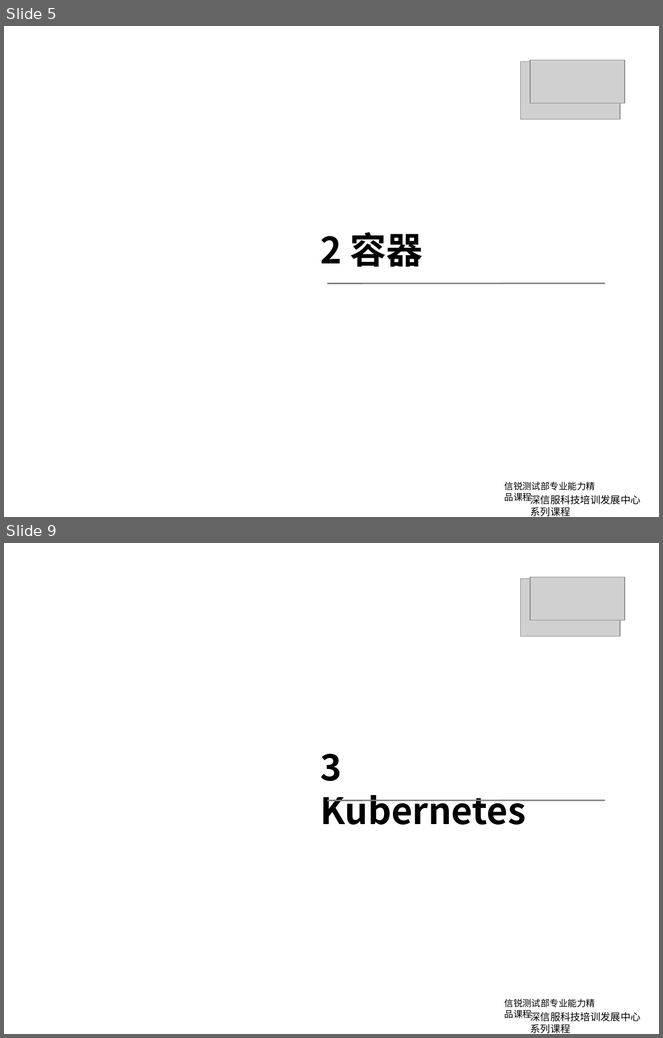
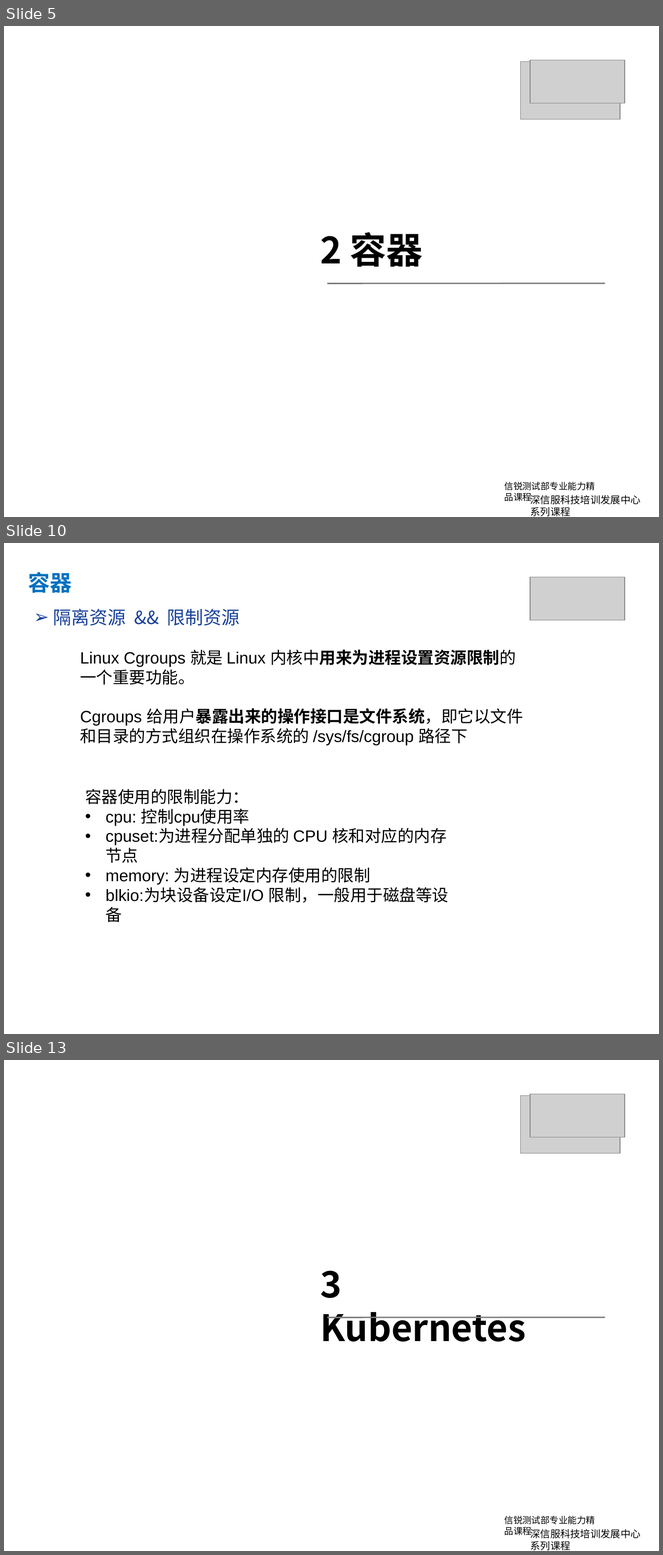
Before and after one commit to yubowen0525/k8s_from_basic_to_advanced, a slide deck: lession1/kubernetes第一课.pptx. Shown one above the other, each under a label of ours: slides 5 and 9 before the commit, slides 5, 10 and 13 after it; the slides between them are not shown. The pictures are 663x1038 and 663x1555 pixels, drawn with LibreOffice and Linux fonts; fonts in the diff are those of the drawing; grey boxes stand for pictures; background and template pictures are left out. Boxes give left, top, right and bottom in pixels: in the first picture for what was removed or moved away, otherwise in the second. Text is boxed around its words. In the diff, an @@ line names an element or a change of style, - is before the commit and + after.

```diff
--- a/lession1/kubernetes第一课.pptx
+++ b/lession1/kubernetes第一课.pptx
@@ slide 10 added at (4, 543, 659, 1034), background #FFFFFF @@
@@ text added at (28, 572, 72, 593), 24 pt, text #0070C0, bold @@
+容器
@@ picture added at (530, 577, 624, 620) @@
@@ text added at (53, 609, 240, 626), 20 pt, text #184199 @@
+➢ 隔离资源 && 限制资源
@@ text added at (80, 650, 523, 745), 18 pt, text #000000 @@
+Linux Cgroups 就是 Linux 内核中用来为进程设置资源限制的一个重要功能。
+Cgroups 给用户暴露出来的操作接口是文件系统，即它以文件和目录的方式组织在操作系统的 /sys/fs/cgroup 路径下
@@ text added at (85, 789, 449, 923), 18 pt, text #000000 @@
+容器使用的限制能力：
+• cpu: 控制cpu使用率
+• cpuset:为进程分配单独的 CPU 核和对应的内存节点
+• memory: 为进程设定内存使用的限制
+• blkio:为块设备设定I/O 限制，一般用于磁盘等设备
@@ what was slide 9 is now slide 13 @@
```
Also in this commit, not shown: 5 slides changed, 3 other slides added, 10 other files.
